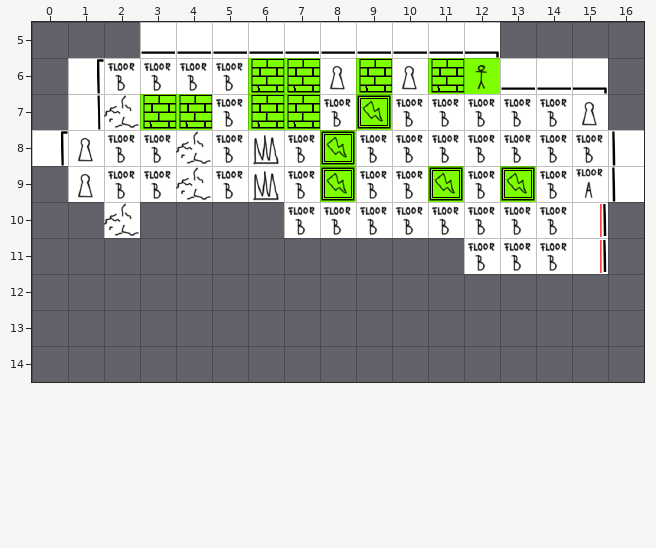
One commit to this Tiled map: assets/levels/Level3.tmx. The first picture shows the starting point.
Cells are 64x64 px. Shown: x 0..16, y 5..14.
After the commit:
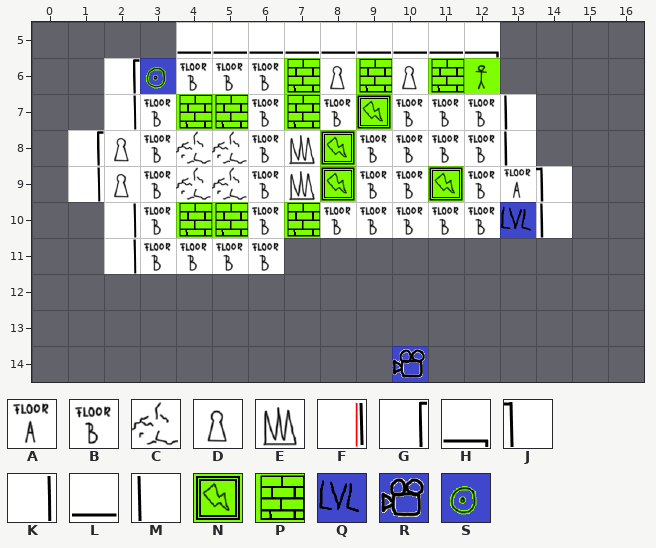
Key: from "Tileset": A 0, B 1, C 4, D 5, E 6, F 10, G 16, H 17, J 19, K 20, L 21, M 22, N 33, P 39, Q 56, R 57, S 58.
_ is an empty cell, # one hidden under a higher layer.
Objects are placed by their top-left corner, in cells (3,4 is the top-left corner of cell 3,4); size is 1x1 cell unless given.
What changed:
{"where": "layer \"Tile Layer 1\""}
{"y":5,"x":3,"old":"L","new":"_"}
{"y":6,"x":1,"old":"GBB","new":"_GA"}
{"y":6,"x":6,"old":"#","new":"B"}
{"y":6,"x":13,"old":"LLH","new":"___"}
{"y":7,"x":1,"old":"KC#","new":"_KB"}
{"y":7,"x":6,"old":"#","new":"B"}
{"y":7,"x":13,"old":"BBD","new":"M__"}
{"y":8,"x":0,"old":"GDB","new":"_GD"}
{"y":8,"x":5,"old":"BEB","new":"CBE"}
{"y":8,"x":13,"old":"BBBM","new":"M___"}
{"y":9,"x":1,"old":"DB","new":"KD"}
{"y":9,"x":5,"old":"BEB","new":"CBE"}
{"y":9,"x":14,"old":"BAM","new":"J__"}
{"y":10,"x":2,"old":"C_","new":"KB"}
{"y":10,"x":6,"old":"_B","new":"B#"}
{"y":10,"x":13,"old":"BBF","new":"AM_"}
{"y":11,"x":2,"old":"_____","new":"KBBBB"}
{"y":11,"x":12,"old":"BBBF","new":"____"}
{"where": "layer \"Tile Layer 2\""}
{"y":6,"x":6,"old":"P","new":"_"}
{"y":7,"x":3,"old":"P","new":"_"}
{"y":7,"x":5,"old":"_P","new":"P_"}
{"y":9,"x":13,"old":"N","new":"_"}
{"y":10,"x":4,"old":"__","new":"PP"}
{"y":10,"x":7,"old":"_","new":"P"}
{"where": "layer \"Object Layer 1\" (now shown)"}
{"now": "S at 3,6"}
{"now": "Q at 13,10"}
{"now": "R at 10,14"}
{"label":"changed","picture_box":[32,22,320,274]}
{"label":"changed","picture_box":[464,58,644,274]}
{"label":"added","picture_box":[392,346,428,382]}
